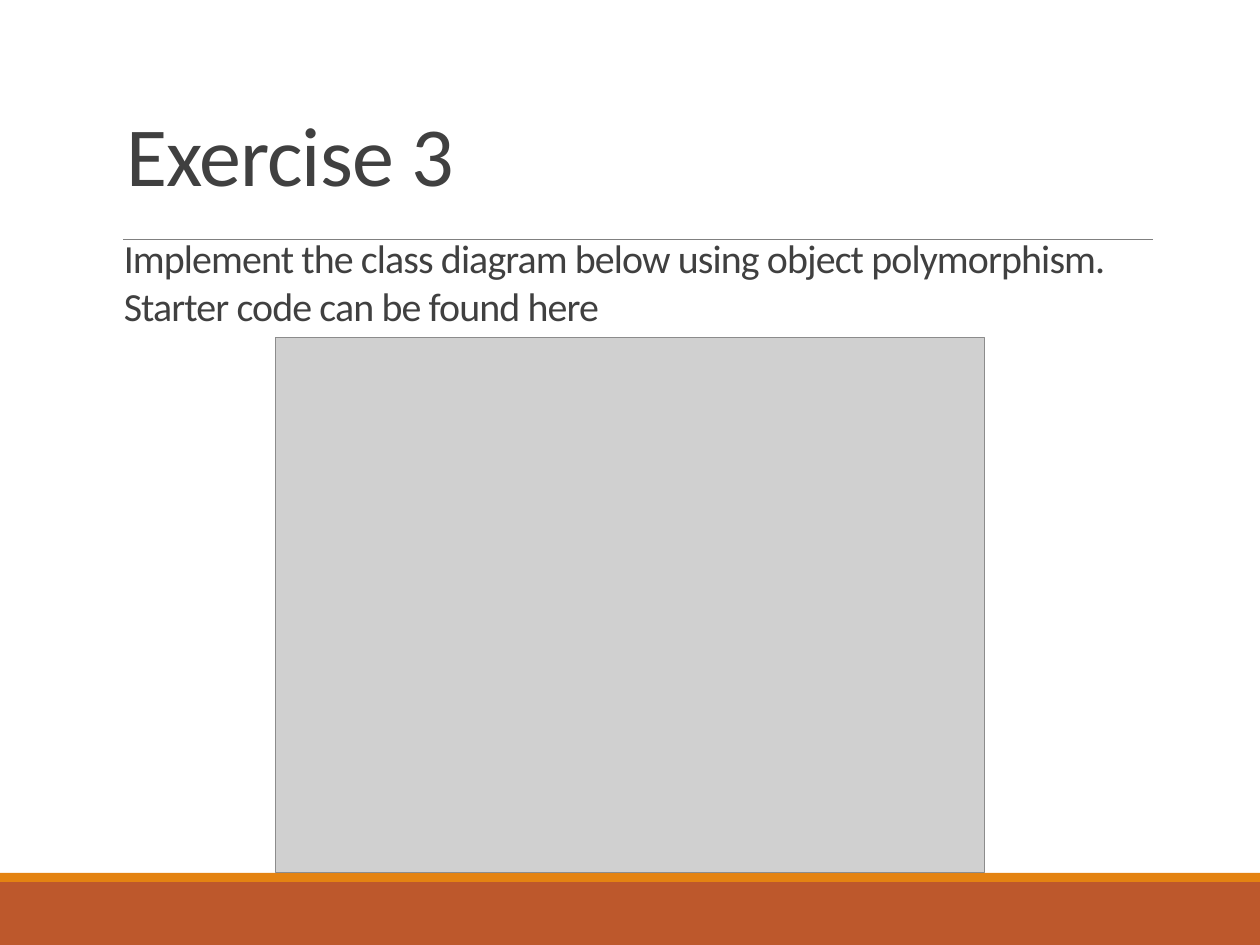
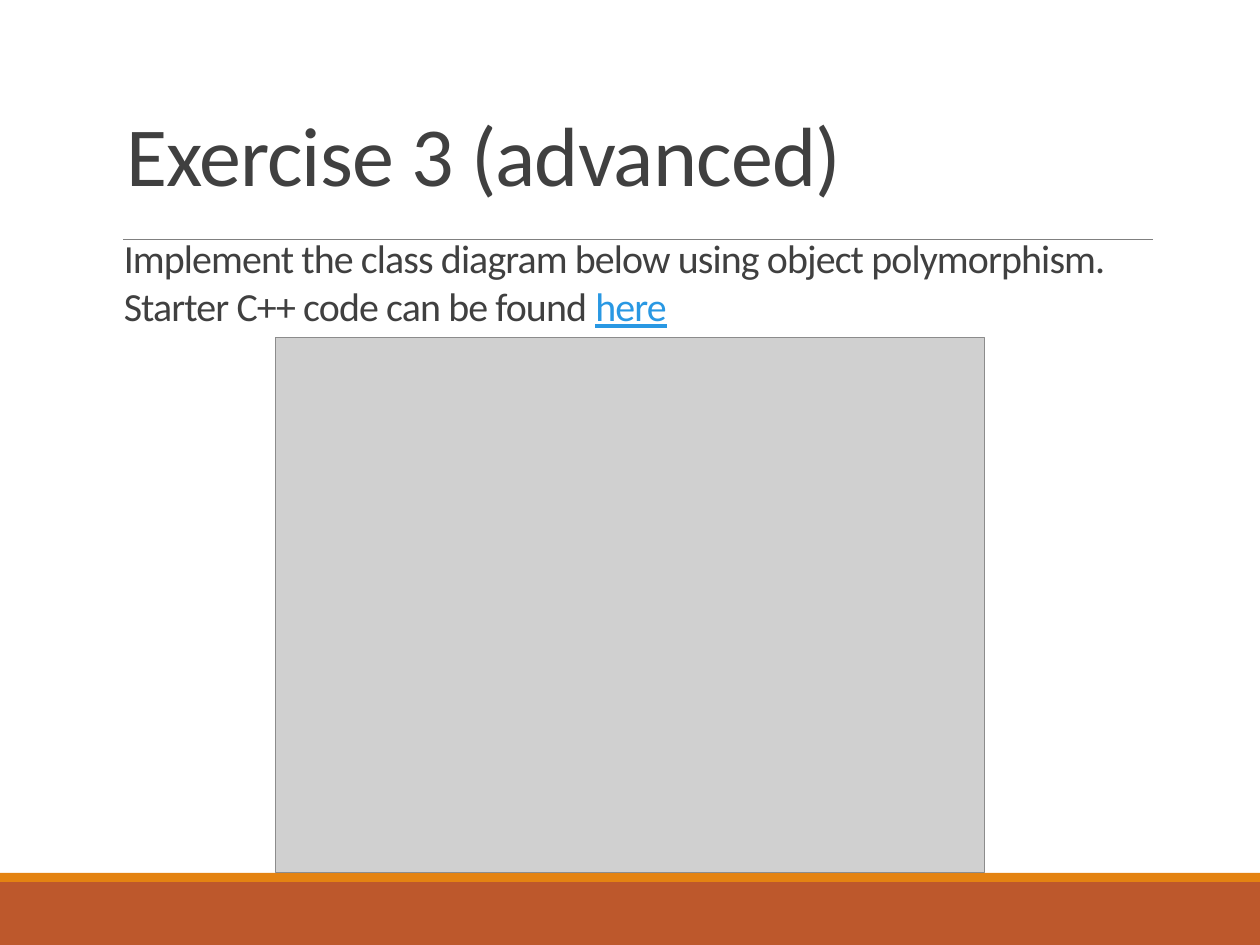
Before and after one commit to deeperj/dillinger, a slide deck: slide 38 of thesis/ukapp2/wqu_isc/sofware_design/Javabc04.pptx (slide 37 before the commit). Drawn at 1260x945 pixels with LibreOffice and Linux fonts; fonts in the diff are those of the drawing; grey boxes stand for pictures. Boxes give left, top, right and bottom in pixels: in the first picture for what was removed or moved away, otherwise in the second. Text is boxed around its words. In the diff, an @@ line names an element or a change of style, - is before the commit and + after.

```diff
--- a/thesis/ukapp2/wqu_isc/sofware_design/Javabc04.pptx
+++ b/thesis/ukapp2/wqu_isc/sofware_design/Javabc04.pptx
@@ title at (126, 125, 841, 198): text changed @@
-Exercise 3
+Exercise 3 (advanced)
@@ text at (124, 293, 666, 328): text changed @@
-Starter code can be found here
+Starter C++ code can be found here
```
Also in this commit, not shown: 4 other slides changed, 3 slides added, 2 slides removed, 4 other files.
